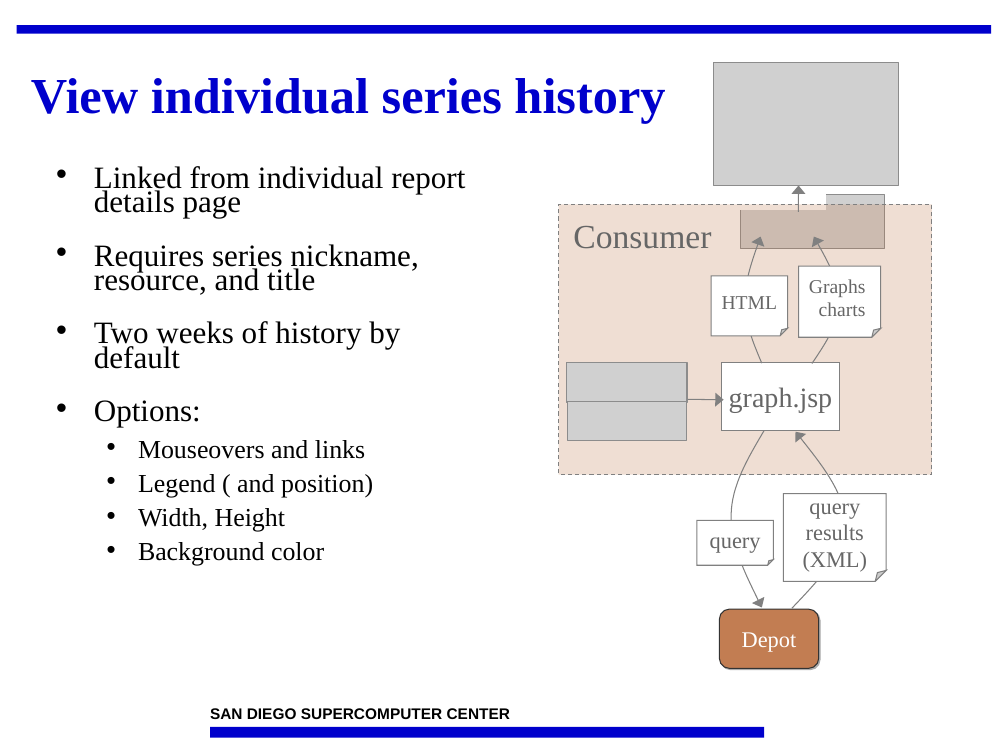
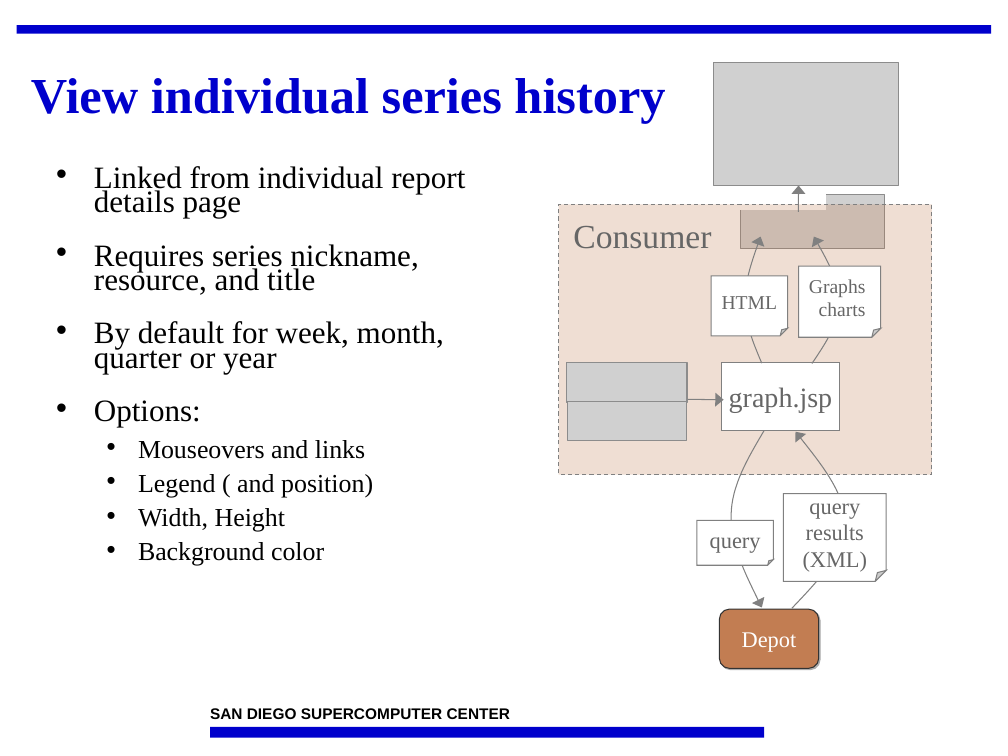
Before and after one commit to IncaProject/inca-xsede, a slide deck: slide 14 of talks/2010/2010workshop/consumer.ppt (slide 17 before the commit). Drawn at 1008x756 pixels with LibreOffice and Linux fonts; fonts in the diff are those of the drawing; grey boxes stand for pictures; background and template pictures are left out. Boxes give left, top, right and bottom in pixels: in the first picture for what was removed or moved away, otherwise in the second. Text is boxed around its words. In the diff, an @@ line names an element or a change of style, - is before the commit and + after.

```diff
--- a/talks/2010/2010workshop/consumer.ppt
+++ b/talks/2010/2010workshop/consumer.ppt
@@ text at (94,321,444,373): text changed @@
-• Two weeks of history by default
+• By default for week, month, quarter or year
```
Also in this commit, not shown: 4 other slides changed, 7 slides added, 6 slides removed.
